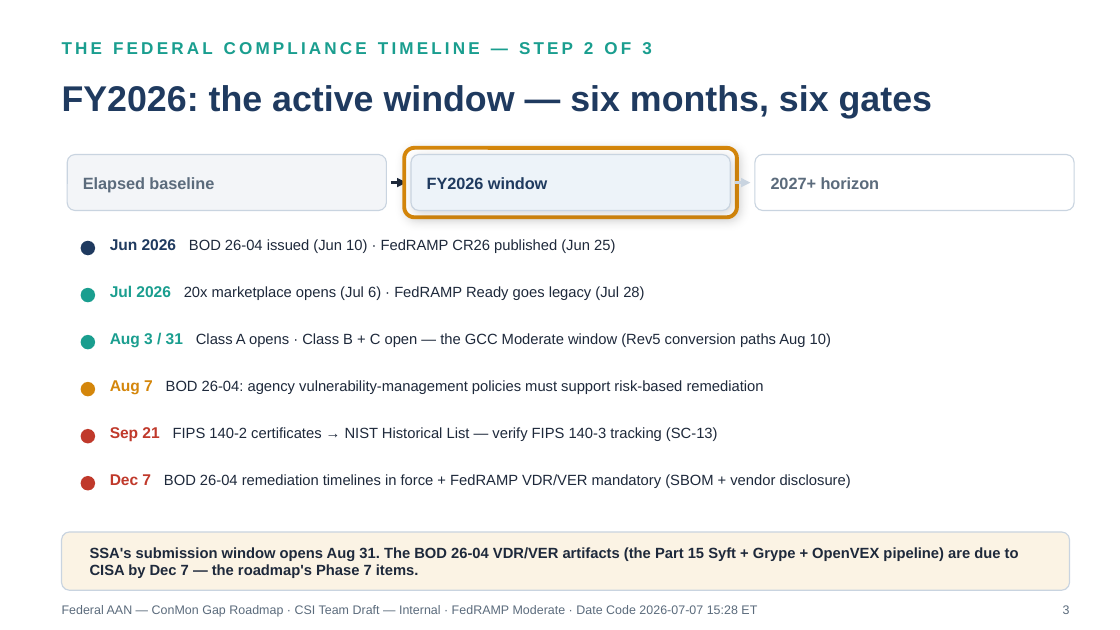
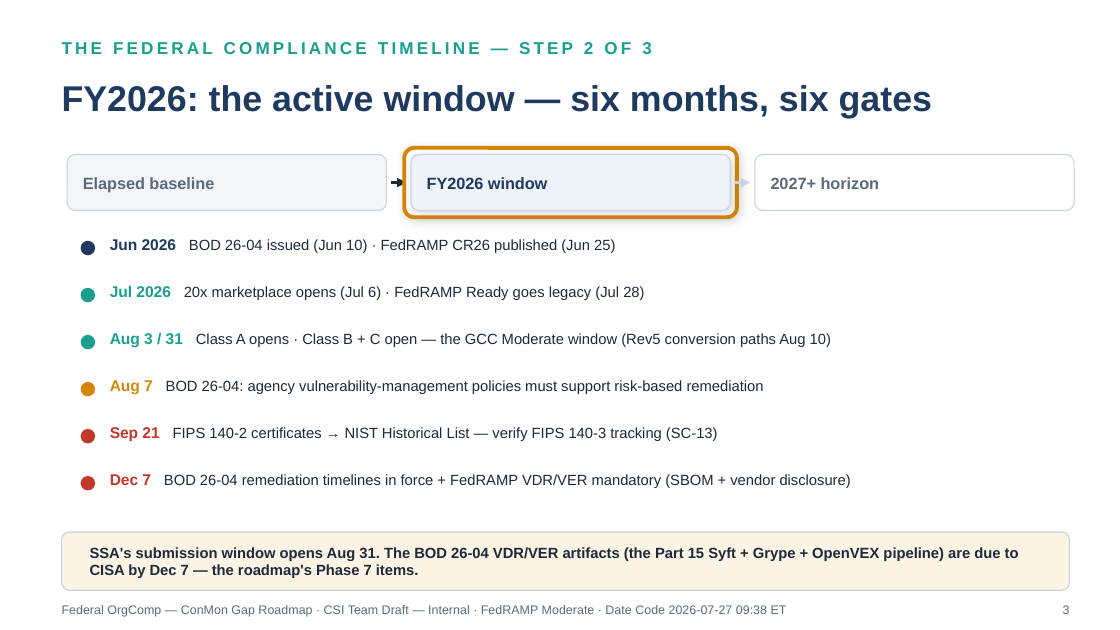
Before and after one commit to WhalerMike/uiao, a slide deck: slide 3 of docs/customer-documents/orgcomp-series/federal-orgcomp-conmon-gap-roadmap.pptx. Drawn at 1120x630 pixels with LibreOffice and Linux fonts; fonts in the diff are those of the drawing. Boxes give left, top, right and bottom in pixels: in the first picture for what was removed or moved away, otherwise in the second. Text is boxed around its words. In the diff, an @@ line names an element or a change of style, - is before the commit and + after.

```diff
--- a/docs/customer-documents/orgcomp-series/federal-orgcomp-conmon-gap-roadmap.pptx
+++ b/docs/customer-documents/orgcomp-series/federal-orgcomp-conmon-gap-roadmap.pptx
@@ text at [62, 605, 787, 617]: text changed @@
-Federal AAN — ConMon Gap Roadmap · CSI Team Draft — Internal · FedRAMP Moderate · Date Code 2026-07-07 15:28 ET
+Federal OrgComp — ConMon Gap Roadmap · CSI Team Draft — Internal · FedRAMP Moderate · Date Code 2026-07-27 09:38 ET
```
Also in this commit, not shown: 9 other slides changed, 43 other files.
